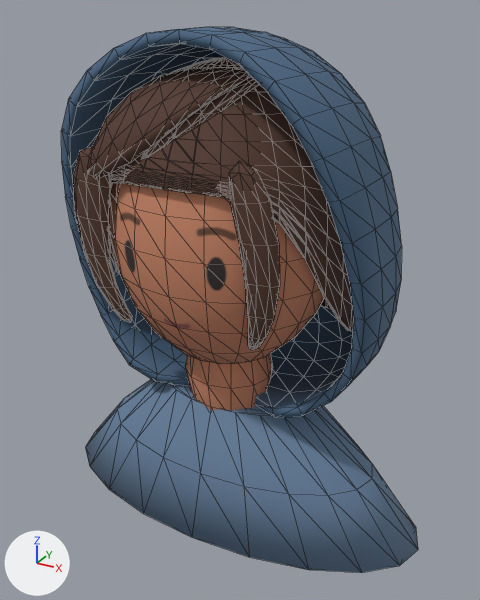
Renders of the glTF model assets/studies/traveller_painted_bob.glb from each side of a commit.
Both versions are drawn from a 50 mm camera at (1.5, -2.59, 3.42) aimed at (0.01, 0.13, 2.06). Lighting does not change. The marker at lower left points along +X, +Y and +Z. The first picture is the older version. Mesh edges are drawn as thin lines. Vertices at exactly the same position are counted once.

The first picture shows 'HairCap.Bob', 'HairCheek.L.Bob', 'HairCheek.R.Bob', 'HairFringe.L.Bob', 'HairFringe.R.Bob', 'Head', 'Hood', 'Neck', 'TravellerBody'.
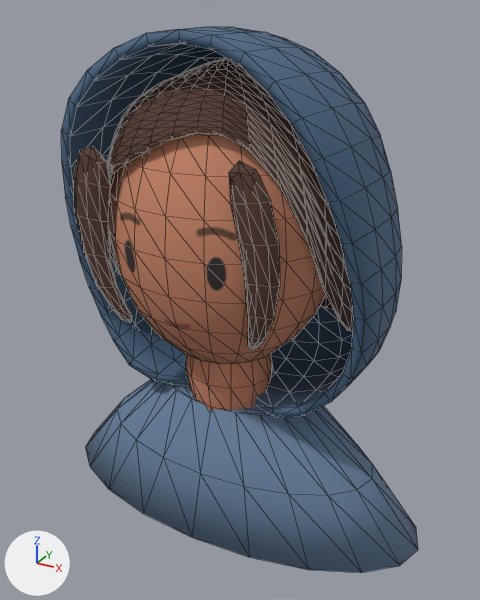
What changed in the scene script:
```text
Change me_haircap_bob:
    used by ob_haircap_bob; location = (0.0, 0.0, 0.0)
    remove me_haircap_bob.from_pydata(...)  # 834 vertices, 1664 faces; spans x -0.631..0.631, y -0.475..0.598, z 1.925..3.228
    add me_haircap_bob.from_pydata(...)  # 834 vertices, 1664 faces; spans x -0.631..0.631, y -0.414..0.599, z 1.925..3.225
    me_haircap_bob part 1: 797 of 834 vertices moved; they spanned x -0.63..0.63, y -0.475..0.598, z 2.078..3.228 and now span x -0.631..0.631, y -0.414..0.599, z 2.034..3.225; mean shift (-0.004, 0.035, -0.052); largest move (0.227, -0.417, 2.829) -> (0.159, -0.271, 3.081)
Remove ob_hairfringe_l_bob:
    ob_hairfringe_l_bob = bpy.data.objects.new('HairFringe.L.Bob', me_hairfringe_l_bob)
    ob_hairfringe_l_bob.location = (0.0, 0.0, 0.0)
Remove ob_hairfringe_r_bob:
    ob_hairfringe_r_bob = bpy.data.objects.new('HairFringe.R.Bob', me_hairfringe_r_bob)
    ob_hairfringe_r_bob.location = (0.0, 0.0, 0.0)
```

Changed parts and their boxes [x1, y1, x2, y2] in the pictures (480 x 600 px):
'HairCap.Bob', reshaped
    before: [108, 57, 354, 331]
    after: [107, 58, 354, 331]
'HairFringe.L.Bob', deleted (brown)
    before: [88, 67, 251, 177]
'HairFringe.R.Bob', deleted
    before: [142, 77, 259, 158]
